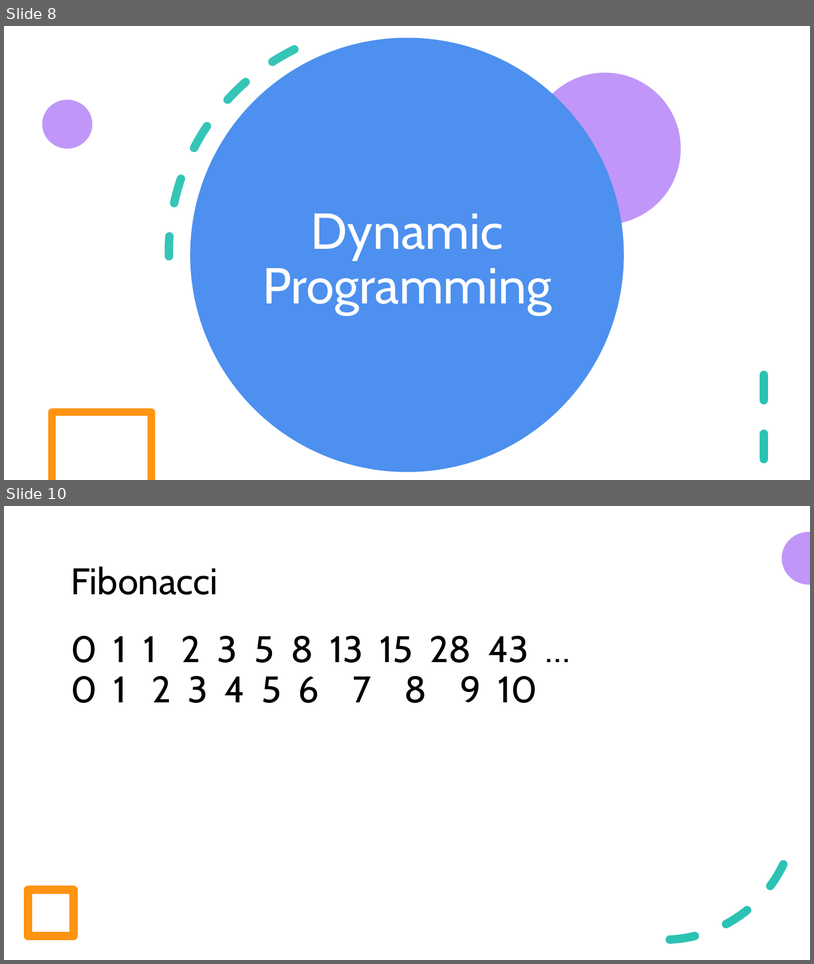
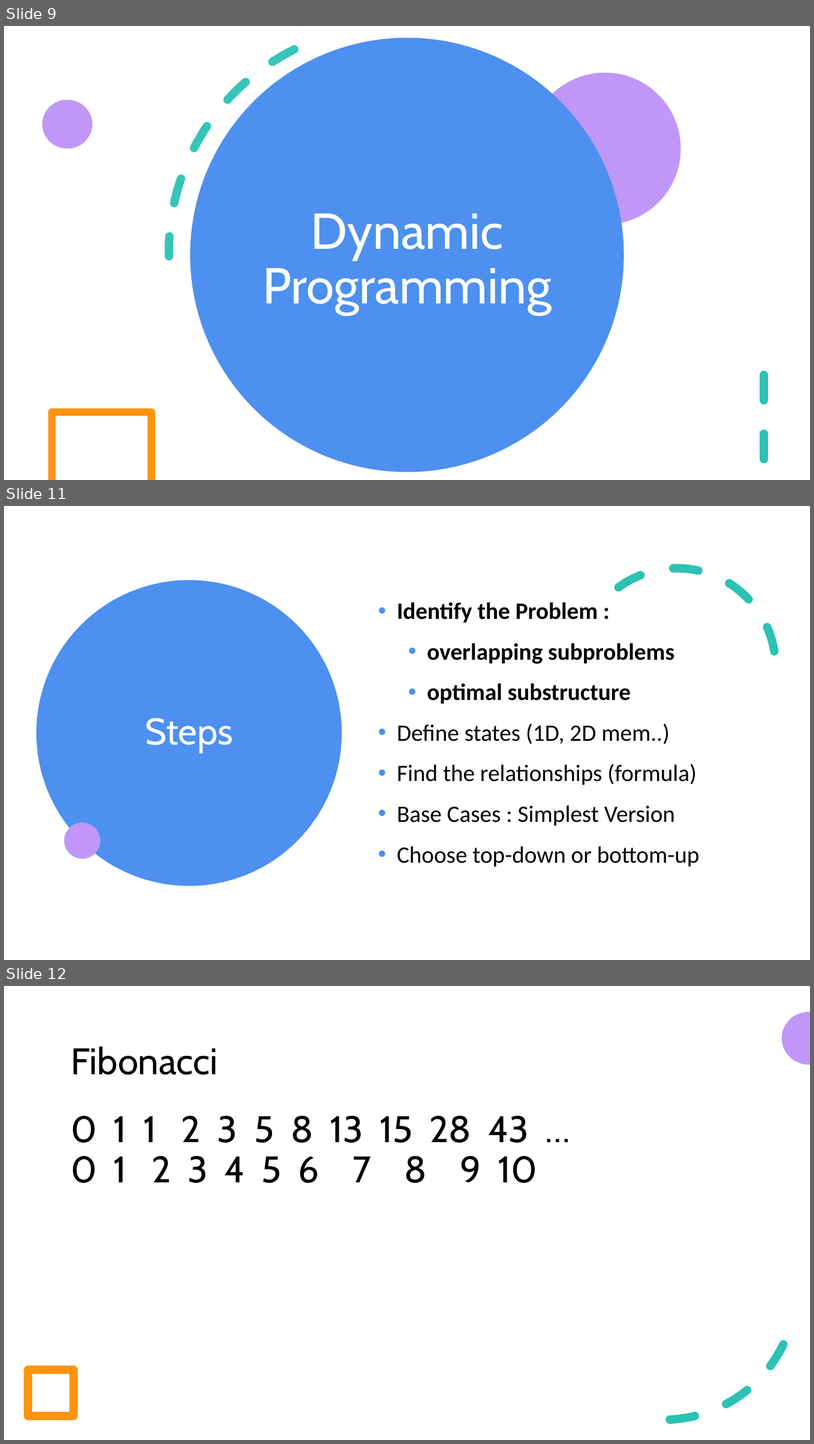
Before and after one commit to ntbanit/technical_sharing, a slide deck: 20260912_pccp/20260812_topic#2/[20260812] PCCP Topic#2.pptx. Shown one above the other, each under a label of ours: slides 8 and 10 before the commit, slides 9, 11 and 12 after it; the slides between them are not shown. The pictures are 814x964 and 814x1444 pixels, drawn with LibreOffice and Linux fonts; fonts in the diff are those of the drawing. Boxes give left, top, right and bottom in pixels: in the first picture for what was removed or moved away, otherwise in the second. Text is boxed around its words. In the diff, an @@ line names an element or a change of style, - is before the commit and + after.

```diff
--- a/20260912_pccp/20260812_topic#2/[20260812] PCCP Topic#2.pptx
+++ b/20260912_pccp/20260812_topic#2/[20260812] PCCP Topic#2.pptx
@@ slide 11 added at box(4, 506, 810, 960), background #FFFFFF @@
@@ arc (boxed as its full ellipse) added at box(543, 532, 810, 802), outline #2BC2B4 10 pt dashed @@
@@ ellipse added at box(36, 580, 342, 885), fill #4D90EF @@
@@ text added at box(397, 602, 700, 867), 28 pt, text #000000 @@
+  • Identify the Problem :
+    • overlapping subproblems
+    • optimal substructure
+  • Define states (1D, 2D mem..)
+  • Find the relationships (formula)
+  • Base Cases : Simplest Version
+  • Choose top-down or bottom-up
@@ text added at box(145, 718, 233, 753), 44 pt, text #FFFFFF @@
+Steps
@@ ellipse added at box(65, 822, 101, 859), fill #C097F8 @@
@@ what was slide 8 is now slide 9 @@
@@ what was slide 10 is now slide 12 @@
```
Also in this commit, not shown: 2 slides changed, 2 other slides added, 6 other files.
